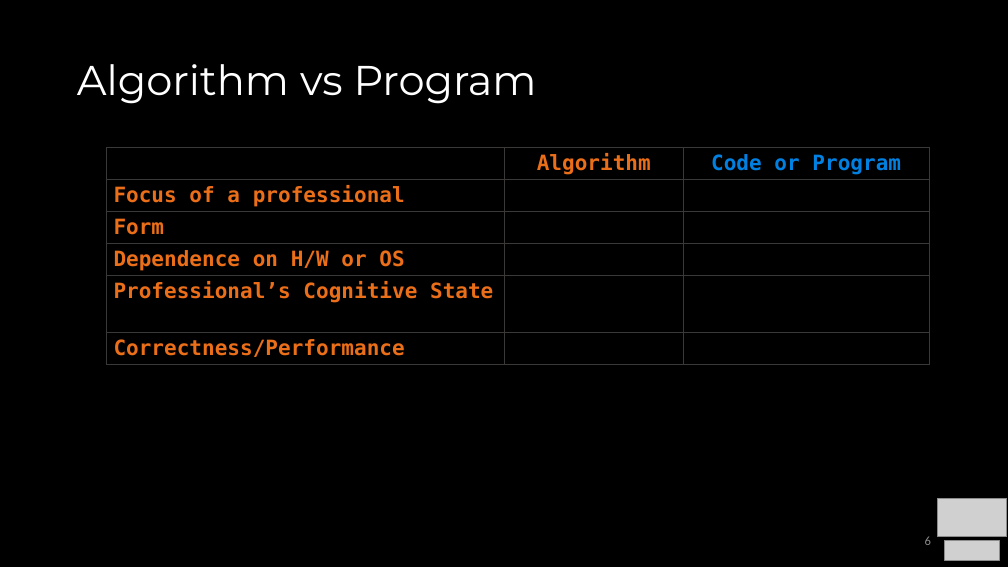
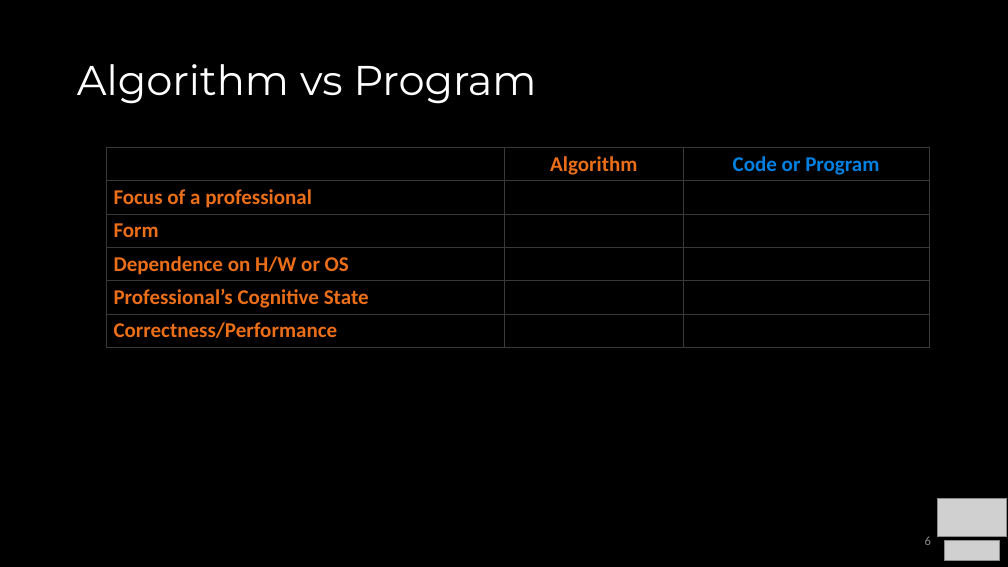
Before and after one commit to COP3530/Instructional-Content, a slide deck: slide 6 of Slides/Slides-PPT/1 - Algorithmic Analysis.pptx. Drawn at 1008x567 pixels with LibreOffice and Linux fonts; fonts in the diff are those of the drawing; grey boxes stand for pictures. Boxes give left, top, right and bottom in pixels: in the first picture for what was removed or moved away, otherwise in the second. Text is boxed around its words. In the diff, an @@ line names an element or a change of style, - is before the commit and + after.

```diff
--- a/Slides/Slides-PPT/1 - Algorithmic Analysis.pptx
+++ b/Slides/Slides-PPT/1 - Algorithmic Analysis.pptx
@@ table at [106, 147, 929, 344] @@
@@ font DejaVu Sans Mono to Calibri @@
```
Also in this commit, not shown: 8 other slides changed, 1 other file.
